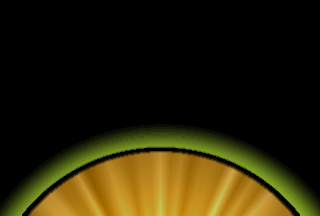
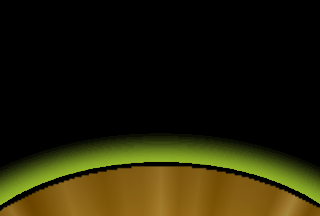
Layers edited between the first and the second 320x216 image:
removed layer "border" over (22, 146, 300, 216)
moved "halo" above "supernova", painted on it over (0, 124, 320, 216)
"supernova": opacity 100% → 80%, painted on it over (0, 148, 320, 216)
